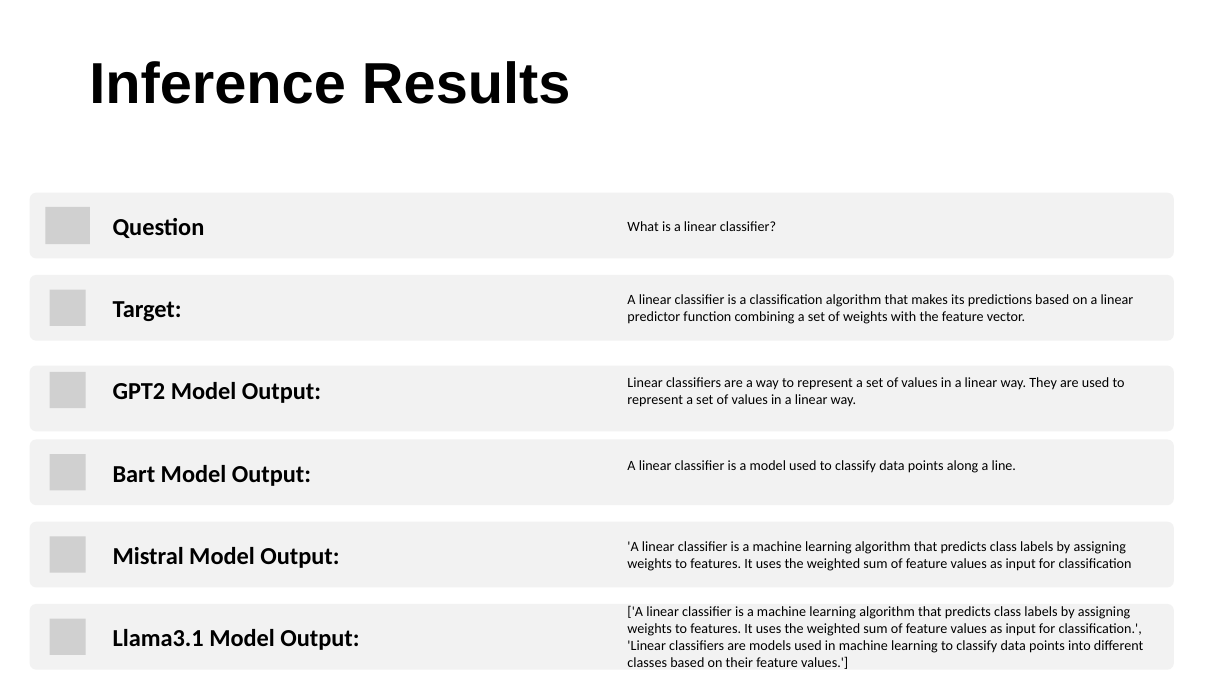
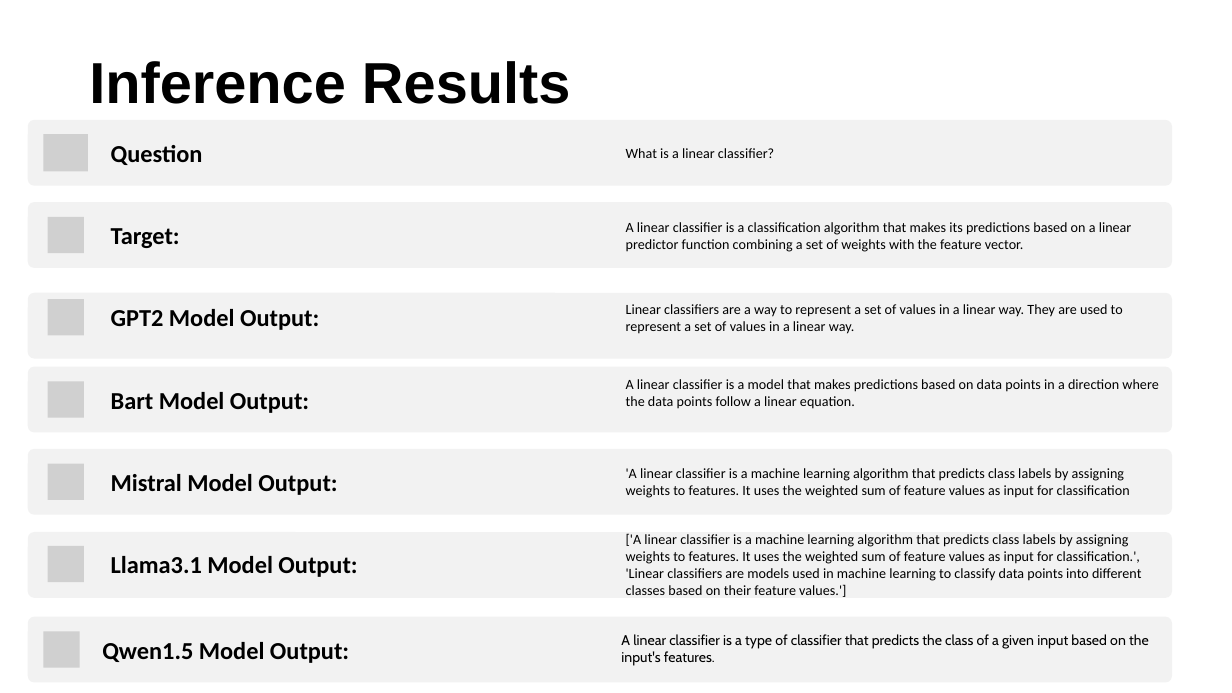
Before and after one commit to anukvma/group18_final_project, a slide deck: slide 13 of Group_18_Email_Subject_Generation_and_QA_Final_updated_3.pptx. Drawn at 1232x693 pixels with LibreOffice and Linux fonts; fonts in the diff are those of the drawing; grey boxes stand for pictures; background and template pictures are left out. Boxes give left, top, right and bottom in pixels: in the first picture for what was removed or moved away, otherwise in the second. Text is boxed around its words. In the diff, an @@ line names an element or a change of style, - is before the commit and + after.

```diff
--- a/Group_18_Email_Subject_Generation_and_QA_Final_updated_3.pptx
+++ b/Group_18_Email_Subject_Generation_and_QA_Final_updated_3.pptx
@@ text at bbox=[626, 379, 1158, 409]: text changed @@
-A linear classifier is a model used to classify data points along a line.
+A linear classifier is a model that makes predictions based on data points in a direction where the data points follow a linear equation.
@@ 11 texts, 6 pictures, 5 rounded rectangles: place and size @@
-11 texts, 6 pictures, 5 rounded rectangles at bbox=[30, 193, 1174, 669]
+11 texts, 6 pictures, 5 rounded rectangles at bbox=[28, 120, 1172, 597]
@@ rounded rectangle: place and size @@
-rounded rectangle at bbox=[30, 604, 1174, 670]
+rounded rectangle at bbox=[28, 532, 1172, 598]
@@ rounded rectangle added at bbox=[28, 616, 1172, 682], fill #F2F2F2 @@
@@ picture added at bbox=[43, 631, 79, 667] @@
@@ text added at bbox=[102, 642, 349, 663], 19 pt, text #000000, bold @@
+Qwen1.5 Model Output:
@@ text added at bbox=[621, 634, 1149, 666], 11 pt, text #000000 @@
+A linear classifier is a type of classifier that predicts the class of a given input based on the input's features.
```
Also in this commit, not shown: 1 other slide changed.
